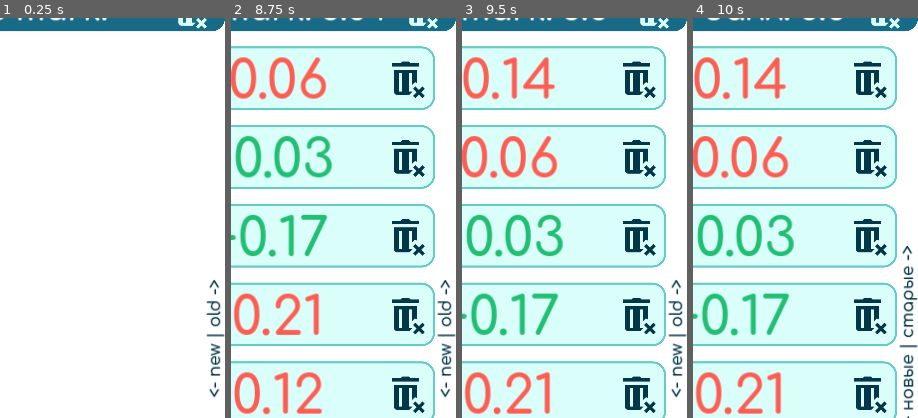
Above: before the commit, frames 1-4 (left to right).
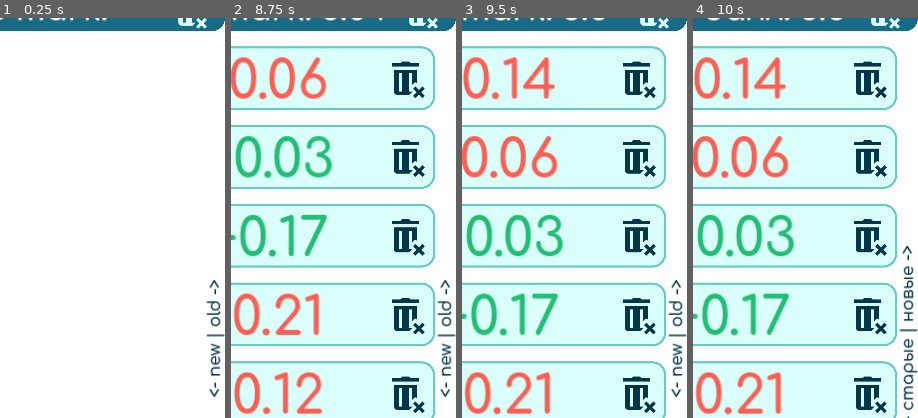
Above: after the commit, the same moments.

Repository: ThatOneGriff/MarkCalc
Game: Godot game, scene res://Scenes/Main.tscn
The game is run twice, just before and just after one commit, with the same random seed, the same clock (stepped at 60 frames per second) and the same inputs.
Inputs (mouse positions are % of the whole screen's width and height, from its top left):
- Up to frame 1 (0.25 s): no input
- Up to frame 2 (8.75 s): click "5" at 0.5 s; click "4" at 1.25 s; click "3" at 2 s; click "2" at 2.75 s; click "5" at 3.5 s; click "4" at 4.25 s; click "3" at 5 s; click "2" at 5.75 s; click "5" at 6.5 s; click "4" at 7.25 s; click "3" at 8 s
- Up to frame 3 (9.5 s): click "2" at 8.75 s
- Up to frame 4 (10 s): click (92, 3) at 9.5 s
The pictures show only the part of the screen within x 50-100%, y 10-60%; the shares and areas given below are measured in that part.

Frames 1-3 are identical in both runs. In frame 4, 1.1% of the frame differs, in the area x 91-100%, y 68-98%.

Commit message:
fixed a typo, moved flag shader to 'Scripts' folder

Diff:
--- a/Scenes/Main.tscn
+++ b/Scenes/Main.tscn
@@ -5,8 +5,8 @@
 [ext_resource type="Texture2D" uid="uid://ddldk7xccydxy" path="res://UI/Images/trash_bin.png" id="3_e5ut7"]
 [ext_resource type="Theme" uid="uid://bw2rf37mivy1m" path="res://UI/Themes/Regular_Text.tres" id="4_3ihdi"]
 [ext_resource type="StyleBox" uid="uid://dbfjn2ggsfrcc" path="res://UI/Themes/Keyboard_Button.tres" id="5_5rcqu"]
+[ext_resource type="Shader" path="res://Scripts/round_corners.gdshader" id="5_41eh3"]
 [ext_resource type="Script" path="res://Scripts/All_Marks_On_Screen.gd" id="5_juiqh"]
-[ext_resource type="Shader" path="res://UI/Images/Flags/round_corners.gdshader" id="5_nobgr"]
 [ext_resource type="Texture2D" uid="uid://btcnqlj5ur3te" path="res://UI/Images/Flags/GB.png" id="5_vcepg"]
 [ext_resource type="StyleBox" uid="uid://iasy8fnn1ilp" path="res://UI/Themes/Keyboard_Button_Pressed.tres" id="6_emm6i"]
 
@@ -38,7 +38,7 @@
 corner_radius_bottom_left = 32
 
 [sub_resource type="ShaderMaterial" id="ShaderMaterial_csj45"]
-shader = ExtResource("5_nobgr")
+shader = ExtResource("5_41eh3")
 shader_parameter/corner_scale = 0.16
 
 [sub_resource type="GDScript" id="GDScript_m07uq"]
@@ -150,7 +150,7 @@
 metadata/_edit_lock_ = true
 
 [node name="New_Old_Pointer" type="Label" parent="."]
-anchors_preset = -1
+anchors_preset = 6
 anchor_left = 1.0
 anchor_top = 0.5
 anchor_right = 1.0
--- a/Scripts/Localizations.gd
+++ b/Scripts/Localizations.gd
@@ -18,7 +18,7 @@
 						"New_Old_Pointer_Rotation_Degrees": 270,
 
 						"Average_Mark": "Средний балл: ",
-						"New_Old_Pointer": "<- новые | старые ->"}
+						"New_Old_Pointer": "<- старые | новые ->"} # order is different from English version because the sign is flipped
 
 
 
--- /dev/null
+++ b/Scripts/round_corners.gdshader
@@ -0,0 +1,20 @@
+shader_type canvas_item;
+
+uniform float corner_scale: hint_range(0., 1.) = 0.;
+
+bool isOut(float x, float y) {
+    return pow(x, 2.) + pow(y, 2.) > pow(corner_scale * .5, 2.);
+}
+
+void fragment() {
+    float s = corner_scale * .5;
+
+    if (
+        (UV.x < s      && UV.y < s      && isOut(UV.x - s,      UV.y - s)) ||
+        (UV.x < s      && UV.y > 1. - s && isOut(UV.x - s,      UV.y - 1. + s)) ||
+        (UV.x > 1. - s && UV.y < s      && isOut(UV.x - 1. + s, UV.y - s)) ||
+        (UV.x > 1. - s && UV.y > 1. - s && isOut(UV.x - 1. + s, UV.y - 1. + s))
+    ) {
+        COLOR.a = 0.;
+    }
+}
Not shown, changed: MarkCalc.apk
Not shown, changed: MarkCalc.apk.idsig
